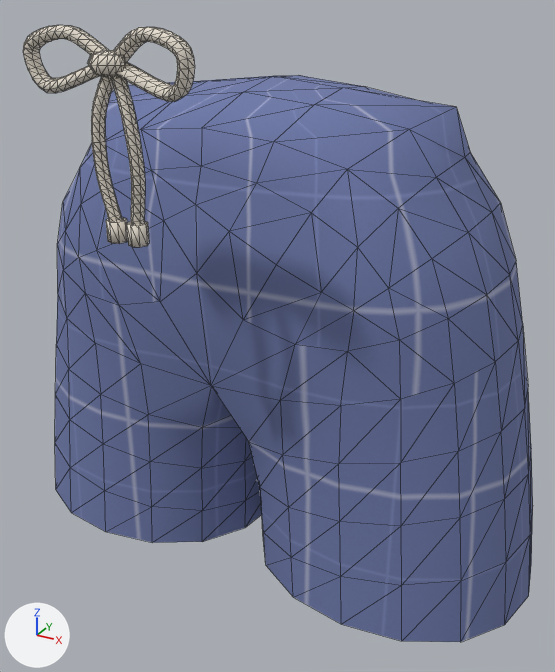
Two versions of the glTF model character/export/parts/shorts.glb, one commit apart.
Before and after are seen from a 50 mm lens placed at (0.225, -0.399, 0.98), pointed at (0.018, -0.021, 0.791). The axes (+X, +Y, +Z) are drawn at lower left. The lights are the same throughout. The picture after the commit comes second. Mesh edges are drawn as thin lines. Vertices at exactly the same position are counted once.

In view in the first picture: 'Outfit_Shorts'.
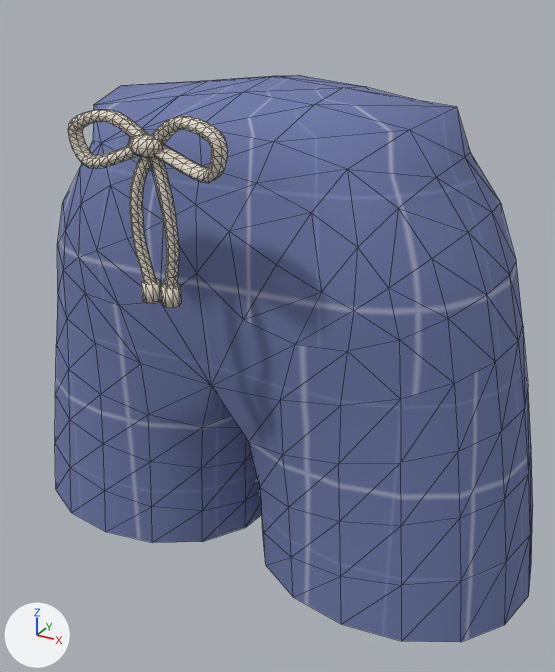
Changed parts and their boxes [x1, y1, x2, y2] in the pictures (555 x 672 px; the box of a moved part takes in the faces that stretch with it):
'Outfit_Shorts', reshaped (6% narrower, 8% shorter)
    before: [23, 25, 533, 642]
    after: [55, 75, 533, 642]
part 1 of me_outfit_shorts, moved or reshaped
    before: [23, 25, 195, 225]
    after: [68, 109, 227, 288]
part 2 of me_outfit_shorts, moved or reshaped
    before: [106, 217, 128, 244]
    after: [141, 279, 162, 304]
part 3 of me_outfit_shorts, moved or reshaped
    before: [126, 221, 149, 247]
    after: [161, 283, 181, 308]
part 4 of me_outfit_shorts, moved or reshaped
    before: [87, 50, 125, 78]
    after: [128, 133, 163, 158]
part 5 of me_outfit_shorts, moved or reshaped
    before: [141, 92, 314, 166]
    after: [143, 92, 314, 166]

Patch to the scene script:
```diff
--- a/character/export/parts/shorts.glb.py
+++ b/character/export/parts/shorts.glb.py
@@ me_outfit_shorts @@
 # used by ob_outfit_shorts; location = (0.0, 0.0, 0.0)
-me_outfit_shorts.from_pydata(...)  # 905 vertices, 1760 faces; spans x -0.182..0.182, y -0.142..0.094, z 0.64..0.97
-me_outfit_shorts.vertices[52].co = (0.001, -0.07, 0.921)  # pixel (201, 127)
+me_outfit_shorts.from_pydata(...)  # 905 vertices, 1760 faces; spans x -0.182..0.182, y -0.12..0.094, z 0.64..0.94
+# me_outfit_shorts part 1: the loose piece of 531 vertices spanning x -0.043..0.043, y -0.142..-0.128, z 0.884..0.97 is moved by (0.0, 0.022, -0.037)
+# me_outfit_shorts part 2: the loose piece of 18 vertices spanning x -0.011..-0.001, y -0.137..-0.127, z 0.877..0.887 is moved by (0.0, 0.022, -0.037)
+# me_outfit_shorts part 3: the loose piece of 18 vertices spanning x 0.001..0.011, y -0.137..-0.127, z 0.877..0.887 is moved by (0.0, 0.022, -0.037)
+# me_outfit_shorts part 4: the loose piece of 74 vertices spanning x -0.01..0.01, y -0.142..-0.127, z 0.949..0.961 is moved by (0.0, 0.022, -0.037)
+# me_outfit_shorts part 5
+me_outfit_shorts.vertices[52].co = (-0.001, -0.07, 0.921)
 me_outfit_shorts.materials.append(mat_plaid)
```
